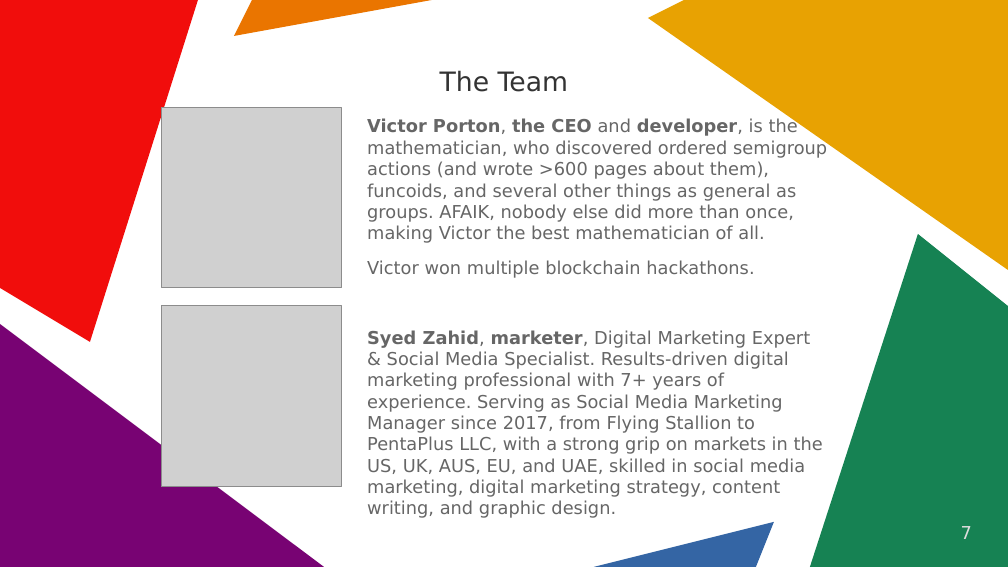
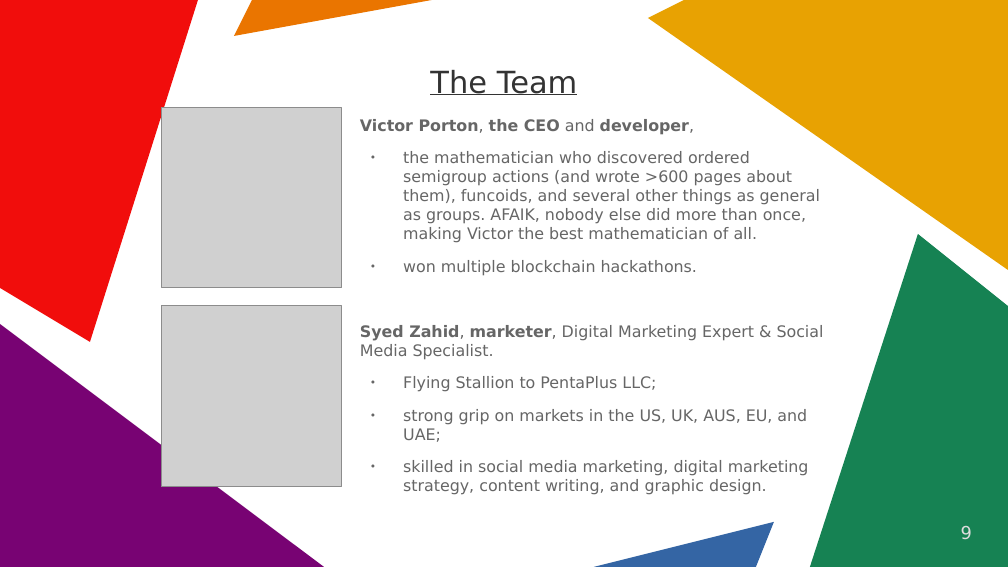
Before and after one commit to vporton/icp-package-manager, a slide deck: slide 9 of docs/short-pitchdeck.odp (slide 7 before the commit). Drawn at 1008x567 pixels with LibreOffice and Linux fonts; fonts in the diff are those of the drawing; grey boxes stand for pictures. Boxes give left, top, right and bottom in pixels: in the first picture for what was removed or moved away, otherwise in the second. Text is boxed around its words. In the diff, an @@ line names an element or a change of style, - is before the commit and + after.

```diff
--- a/docs/short-pitchdeck.odp
+++ b/docs/short-pitchdeck.odp
@@ title "The Team" at box(430, 70, 578, 95): size 21 to 24 pt, underline on @@
@@ text at box(360, 119, 824, 476): text changed; size 14 to 12.5 pt @@
-Victor Porton, the CEO and developer, is the mathematician, who discovered ordered semigroup actions (and wrote >600 pages about them), funcoids, and several other things as general as groups. AFAIK, nobody else did more than once, making Victor the best mathematician of all.
-● Victor won multiple blockchain hackathons.
-Syed Zahid, marketer, Digital Marketing Expert & Social Media Specialist. Results-driven digital marketing professional with 7+ years of experience. Serving as Social Media Marketing Manager since 2017, from Flying Stallion to PentaPlus LLC, with a strong grip on markets in the US, UK, AUS, EU, and UAE, skilled in social media marketing, digital marketing strategy, content writing, and graphic design.
+Victor Porton, the CEO and developer,
+● the mathematician who discovered ordered semigroup actions (and wrote >600 pages about them), funcoids, and several other things as general as groups. AFAIK, nobody else did more than once, making Victor the best mathematician of all.
+● won multiple blockchain hackathons.
+Syed Zahid, marketer, Digital Marketing Expert & Social Media Specialist.
+● Flying Stallion to PentaPlus LLC;
+● strong grip on markets in the US, UK, AUS, EU, and UAE;
+● skilled in social media marketing, digital marketing strategy, content writing, and graphic design.
@@ page number at box(961, 526, 972, 540): text changed @@
-7
+9
```
Also in this commit, not shown: 6 other slides changed, 4 slides added, 4 slides removed, 1 other file.
